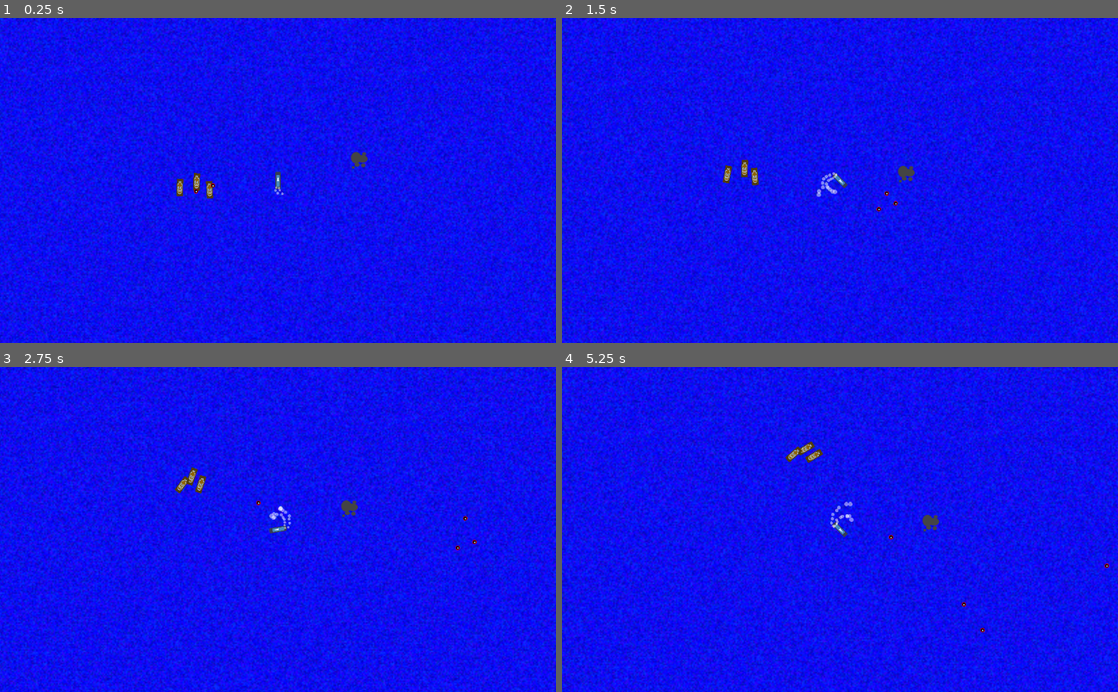
Above: before the commit, frames 1-4 (two rows, left to right).
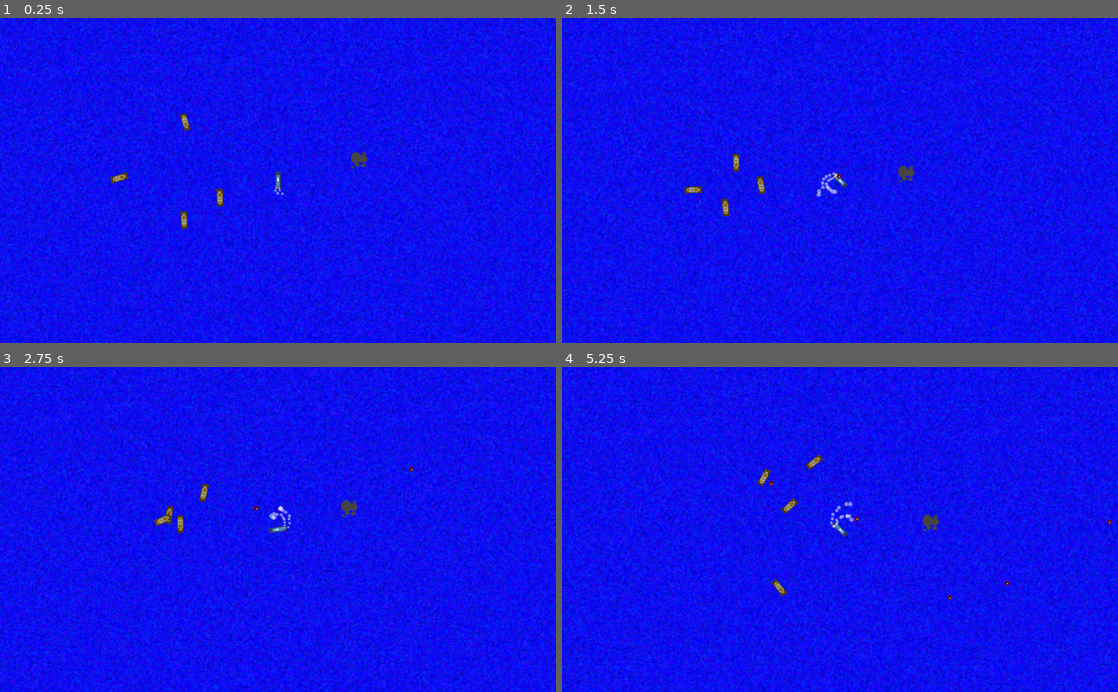
Above: after the commit, the same moments.

Repository: HedgeLizards/grappling
Game: Godot game, scene res://scenes/Main.tscn
The game is run twice, just before and just after one commit, with the same random seed, the same clock (stepped at 60 frames per second) and the same inputs. The engine's default icon, where the game draws it, is replaced by a stand-in: a white triangle on a blue panel in a dark square.
Inputs:
- Up to frame 1 (0.25 s): no input
- Up to frame 2 (1.5 s): hold D (right) 0.53-1.28 s; tap H (hunt) at 0.6, 1.35 s; hold Down (backwards) from 1.28 s (still down)
- Up to frame 3 (2.75 s): release Down (backwards) at 2.03 s; hold D (right) from 2.03 s (still down); tap I (idle) at 2.1 s; tap H (hunt) at 2.3 s
- Up to frame 4 (5.25 s): tap H (hunt) at 2.85, 3.6, 4.55, 5.1 s; release D (right) at 3.53 s; hold A (left) 3.53-5.03 s; tap I (idle) at 4.35 s; hold Down (backwards) from 5.03 s (still down)

The runs differ from the first frame. In frame 1, 0.5% of the frame differs, in the area x 19-41%, y 29-65%; in frame 2, 0.5%; in frame 3, 0.5%; in frame 4, 0.6%, in the area x 35-99%, y 22-82%.

Commit message:
attempted obstacle avoidance

Diff:
--- a/scenes/Main.tscn
+++ b/scenes/Main.tscn
@@ -39,10 +39,16 @@
 position = Vector2( 500, 200 )
 
 [node name="Ship" parent="." instance=ExtResource( 5 )]
-position = Vector2( -100, 300 )
+position = Vector2( -146, 441 )
+
+[node name="Ship4" parent="." instance=ExtResource( 5 )]
+position = Vector2( -147, 40 )
+rotation = -3.3999
+scale = Vector2( 0.993, 1 )
 
 [node name="Ship3" parent="." instance=ExtResource( 5 )]
-position = Vector2( -52, 329 )
+position = Vector2( -14, 358 )
 
 [node name="Ship2" parent="." instance=ExtResource( 5 )]
-position = Vector2( -162, 321 )
+position = Vector2( -403, 272 )
+rotation = 1.18333
--- a/scenes/Ship.tscn
+++ b/scenes/Ship.tscn
@@ -1,9 +1,12 @@
-[gd_scene load_steps=4 format=2]
+[gd_scene load_steps=5 format=2]
 
 [ext_resource path="res://assets/ship.png" type="Texture" id=1]
 [ext_resource path="res://scripts/Ship.gd" type="Script" id=2]
 
 [sub_resource type="RectangleShape2D" id=1]
+
+[sub_resource type="ConvexPolygonShape2D" id=2]
+points = PoolVector2Array( -20, 0, 20, 0, 50, -200, -50, -200 )
 
 [node name="Ship" type="KinematicBody2D"]
 script = ExtResource( 2 )
@@ -18,4 +21,9 @@
 wait_time = 0.1
 autostart = true
 
+[node name="DangerZone" type="Area2D" parent="."]
+
+[node name="CollisionShape2D" type="CollisionShape2D" parent="DangerZone"]
+shape = SubResource( 2 )
+
 [connection signal="timeout" from="AITime" to="." method="_on_AITime_timeout"]
--- a/scripts/Ship.gd
+++ b/scripts/Ship.gd
@@ -25,9 +25,13 @@
 		d -= 2 * PI
 	return d
 
+func rad_abs(a):
+	var d = fposmod(a, 2*PI)
+	return min(a, 2*PI - a)
+
 # Called when the node enters the scene tree for the first time.
 func _ready():
-	pass # Replace with function body.
+	$AITime.wait_time = randf() * 0.5
 
 
 func _physics_process(delta):
@@ -56,6 +60,23 @@
 	get_node("/root/Main").add_child(bullet)
 
 func _on_AITime_timeout():
+	var possible_dangers = $DangerZone.get_overlapping_bodies()
+	var balance = 0
+	for body in possible_dangers:
+		if body.position == position:
+			continue
+		#var local_pos = to_local(body.position)
+		var db = 100/position.distance_to(body.position)
+		if rad_gt(get_angle_to(body.position)-PI/2, 0):
+			balance += db
+		else:
+			balance -= db
+	if balance > 0:
+		drot = hunt_rotation
+		return
+	elif balance < 0:
+		drot = -hunt_rotation
+		return
 	if hunting:
 		var player_pos = get_node("/root/Main/Player").position
 		#var player_dir = rel_player_pos.y / rel_player_pos.x
@@ -72,4 +93,4 @@
 		else:
 			drot = turn_towards(player_dir, hunt_aim) * hunt_rotation
 	else:
-		drot = rand_range(-0.3, 0.3)
+		drot = 0#rand_range(-0.3, 0.3)
